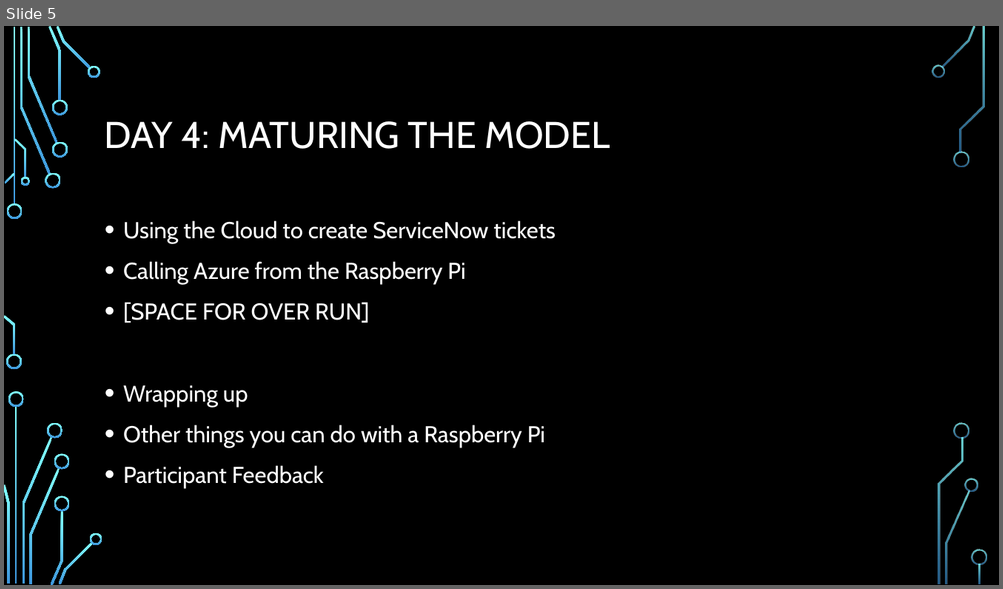
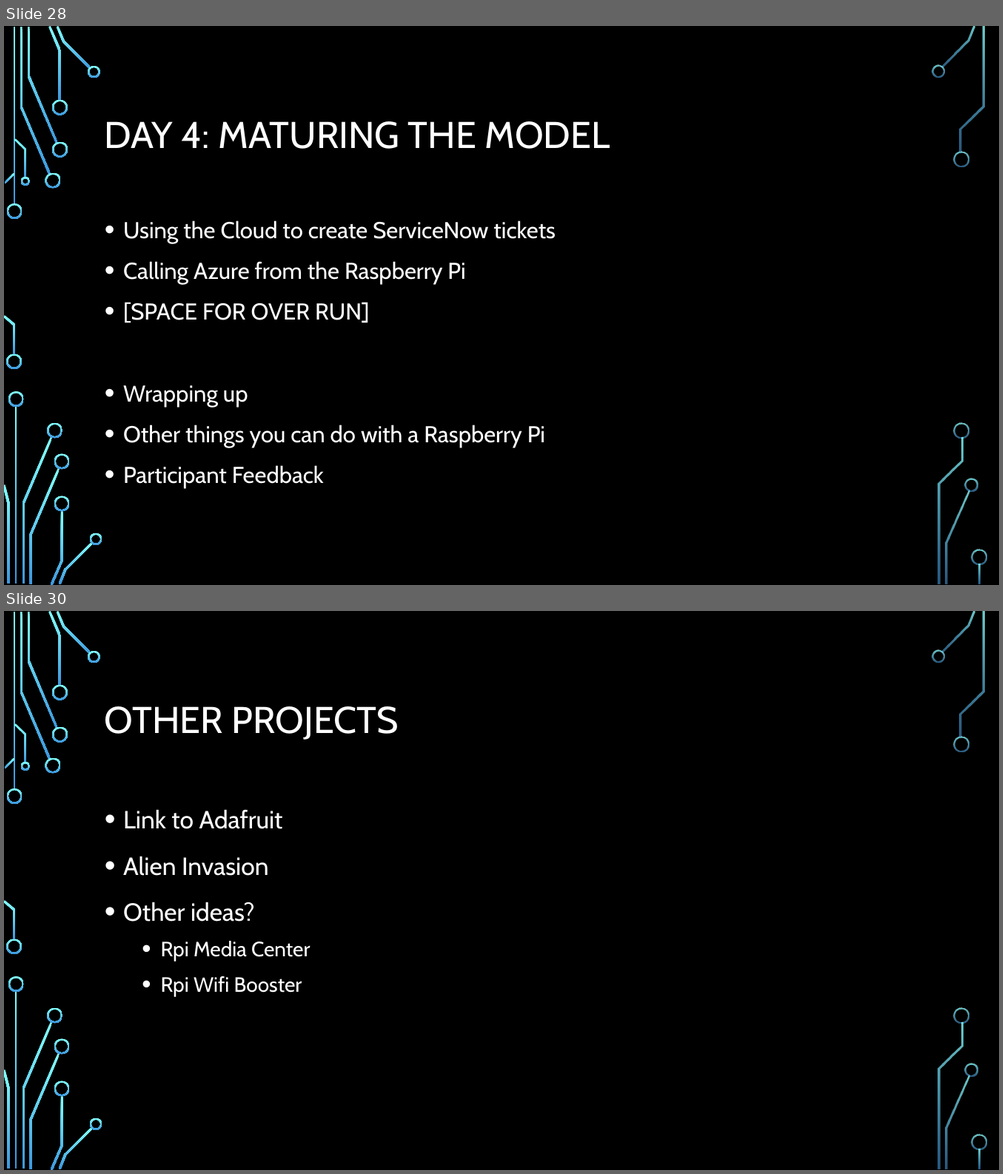
Before and after one commit to andrewjvelez/smap, a slide deck: docs/SMAP Materials Unbranded.pptx. Shown one above the other, each under a label of ours: slide 5 before the commit, slides 28 and 30 after it; the slides between them are not shown. The pictures are 1003x589 and 1003x1174 pixels, drawn with LibreOffice and Linux fonts; fonts in the diff are those of the drawing; background and template pictures are left out. Boxes give left, top, right and bottom in pixels: in the first picture for what was removed or moved away, otherwise in the second. Text is boxed around its words. In the diff, an @@ line names an element or a change of style, - is before the commit and + after.

```diff
--- a/docs/SMAP Materials Unbranded.pptx
+++ b/docs/SMAP Materials Unbranded.pptx
@@ slide 30 added at (4, 611, 999, 1170), background picture (left out); not listed: 36 template elements that a slide beside it also shows @@
@@ title added at (105, 706, 398, 740), 36 pt, text #FFFFFF @@
+OTHER PROJECTS
@@ text added at (123, 809, 310, 997), 24 pt, text #FFFFFF @@
+• Link to Adafruit
+• Alien Invasion
+• Other ideas?
+  • Rpi Media Center
+  • Rpi Wifi Booster
@@ what was slide 5 is now slide 28 @@
```
Also in this commit, not shown: 1 slide changed, 24 other slides added.
